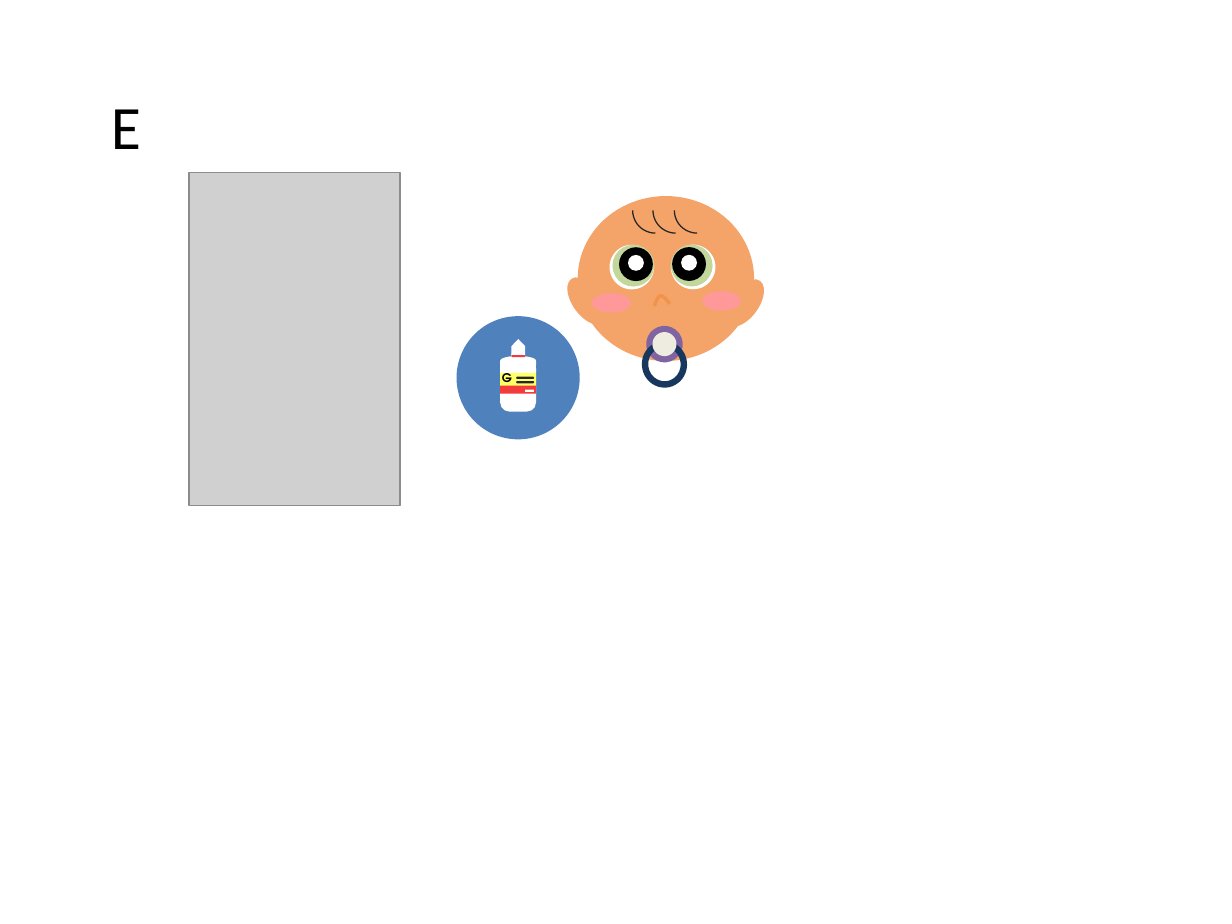
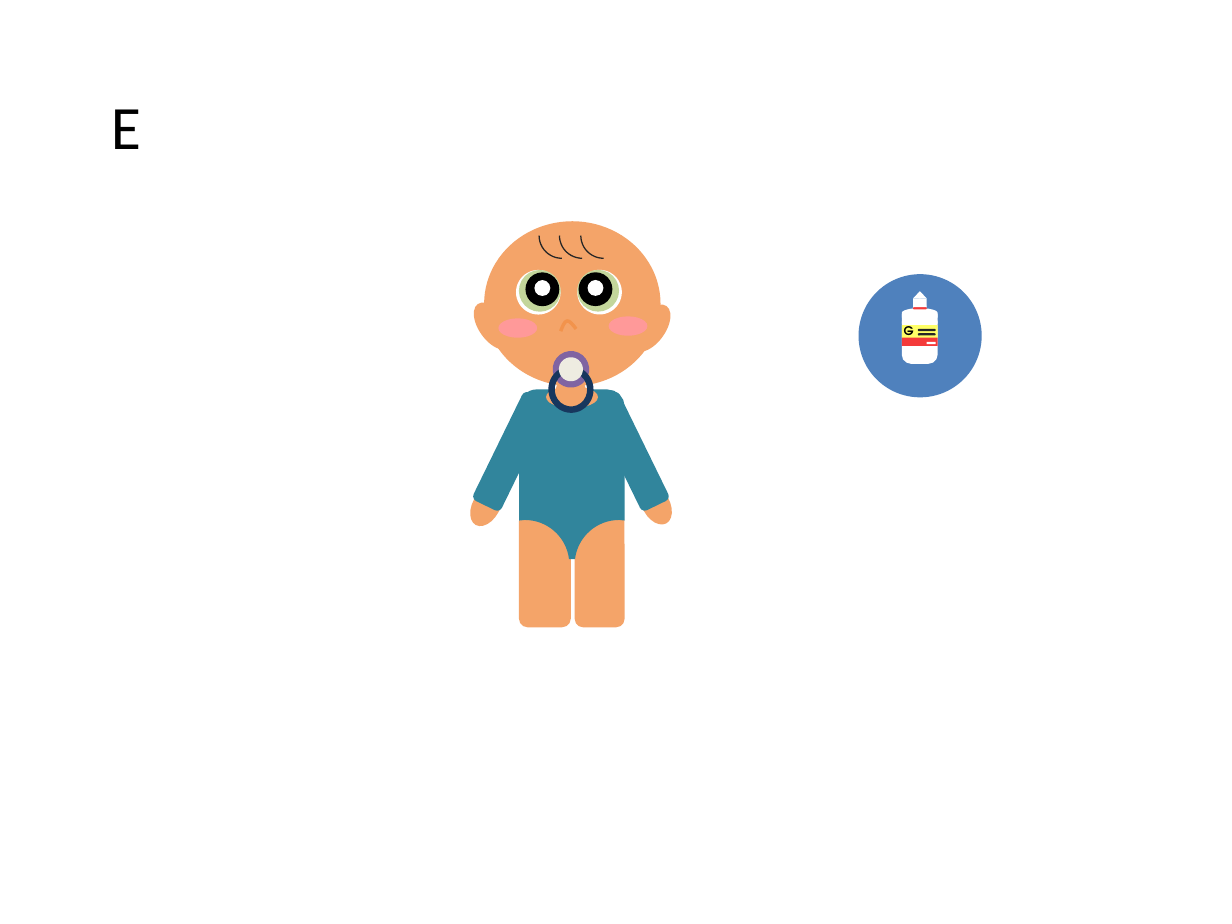
Before and after one commit to gustavogitzel/Discussex, a slide deck: slide 6 of Rascunhos/Imagens IST.pptx. Drawn at 1232x924 pixels with LibreOffice and Linux fonts; fonts in the diff are those of the drawing; grey boxes stand for pictures. Boxes give left, top, right and bottom in pixels: in the first picture for what was removed or moved away, otherwise in the second. Text is boxed around its words. In the diff, an @@ line names an element or a change of style, - is before the commit and + after.

```diff
--- a/Rascunhos/Imagens IST.pptx
+++ b/Rascunhos/Imagens IST.pptx
@@ picture removed at bbox=[190, 172, 400, 505] @@
@@ 14 ellipses, 3 arc (boxed as its full ellipse)s, 1 donut, 1 freeform shape: place and size @@
-14 ellipses, 3 arc (boxed as its full ellipse)s, 1 donut, 1 freeform shape at bbox=[560, 187, 754, 390]
+14 ellipses, 3 arc (boxed as its full ellipse)s, 1 donut, 1 freeform shape at bbox=[466, 213, 660, 415]
@@ ellipse: place and size @@
-ellipse at bbox=[716, 272, 772, 334]
+ellipse at bbox=[624, 297, 679, 358]
@@ ellipse: place and size @@
-ellipse at bbox=[457, 317, 580, 440]
+ellipse at bbox=[859, 275, 982, 398]
@@ 5 rounded rectangles, 3 rectangles, 2 flow chart delays, 1 text, 1 triangle: place and size @@
-5 rounded rectangles, 3 rectangles, 2 flow chart delays, 1 text, 1 triangle at bbox=[500, 339, 537, 411]
+5 rounded rectangles, 3 rectangles, 2 flow chart delays, 1 text, 1 triangle at bbox=[902, 291, 938, 363]
@@ rectangle: place and size @@
-rectangle at bbox=[525, 389, 533, 392]
+rectangle at bbox=[926, 342, 935, 345]
@@ group added at bbox=[464, 373, 678, 627]: 4 rounded rectangles, 2 flow chart delays, 1 freeform shape, 1 ellipse, 1 trapezoid @@
```
Also in this commit, not shown: 2 other slides changed, 13 other files.
